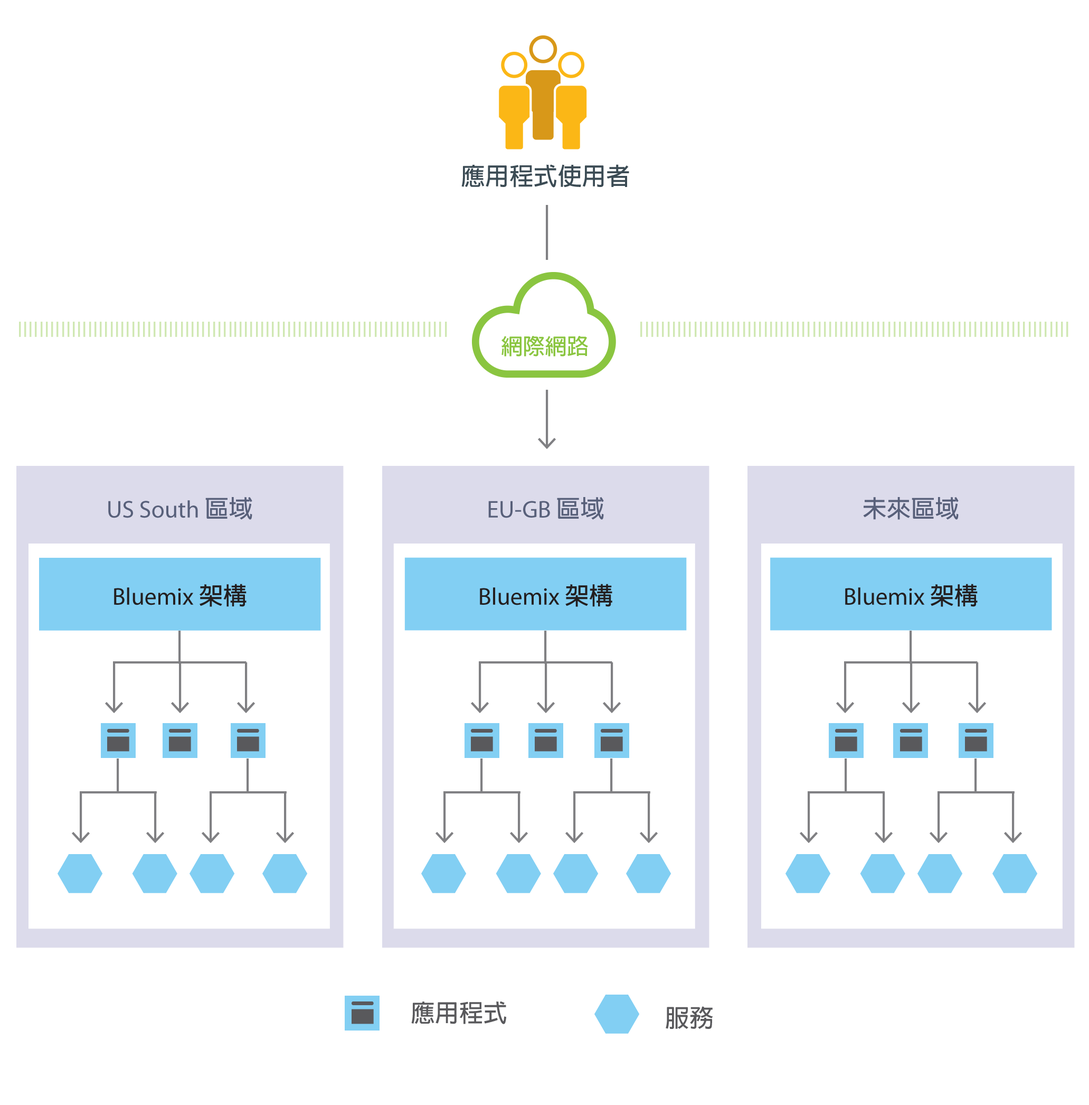
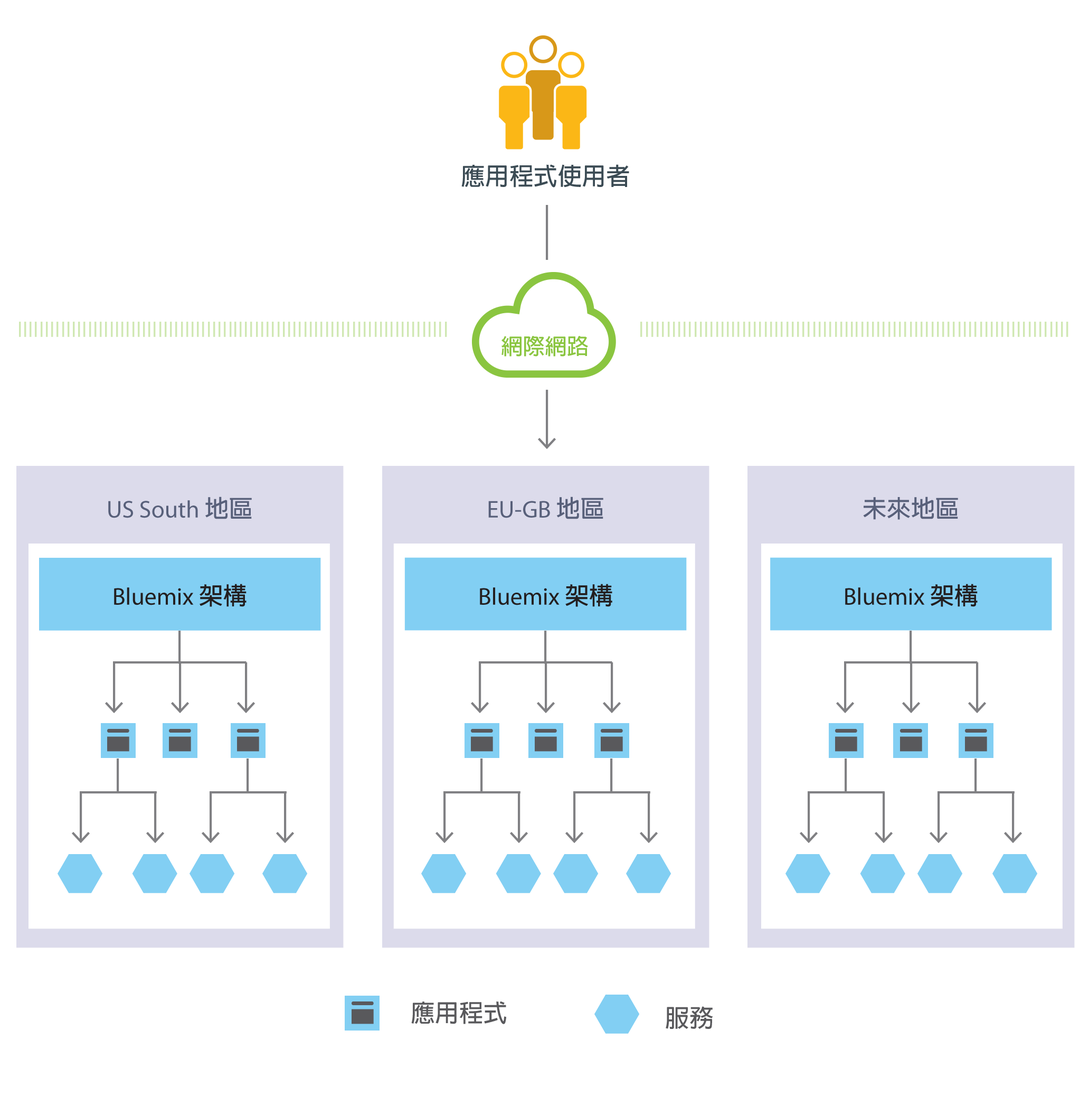
Layered file, before and after one edit (1089px x 1105px). Changes by layer:
painted on "Future Region(s)" over (911, 496, 959, 520)
painted on "EU-GB Region" over (556, 496, 605, 520)
painted on "US South Region" over (205, 496, 253, 520)
